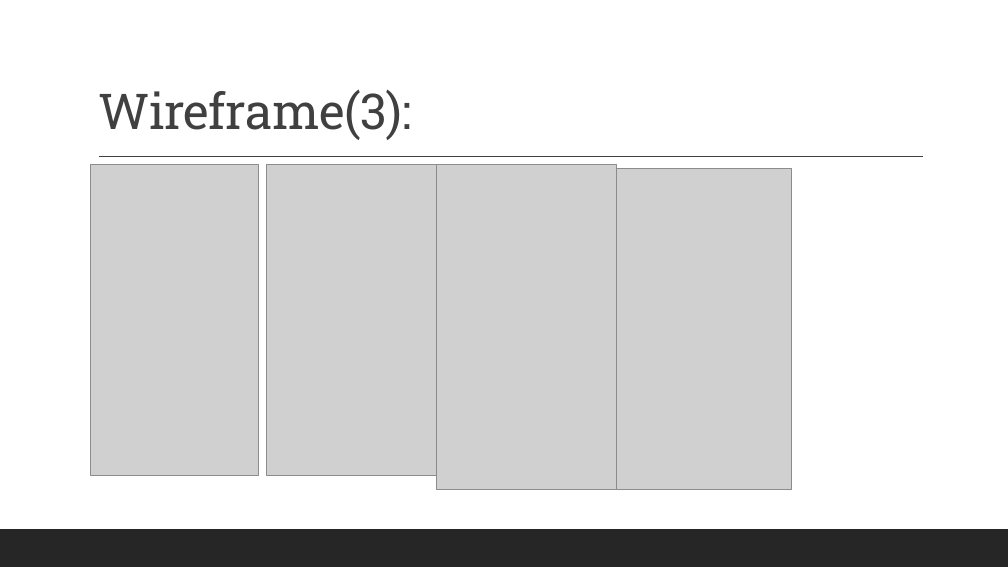
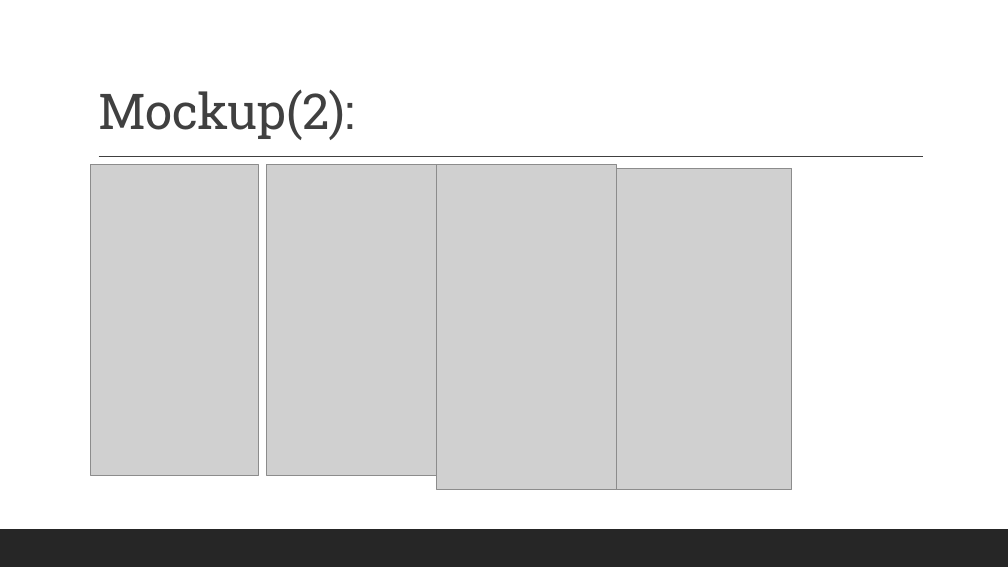
Before and after one commit to martinusalbert/PPL4611, a slide deck: slide 13 of PPT_Kelompok3_PPL4611.pptx. Drawn at 1008x567 pixels with LibreOffice and Linux fonts; fonts in the diff are those of the drawing; grey boxes stand for pictures. Boxes give left, top, right and bottom in pixels: in the first picture for what was removed or moved away, otherwise in the second. Text is boxed around its words. In the diff, an @@ line names an element or a change of style, - is before the commit and + after.

```diff
--- a/PPT_Kelompok3_PPL4611.pptx
+++ b/PPT_Kelompok3_PPL4611.pptx
@@ title at (98,89,354,140): text changed @@
-Wireframe(3):
+Mockup(2):
```
Also in this commit, not shown: 1 other slide changed.
